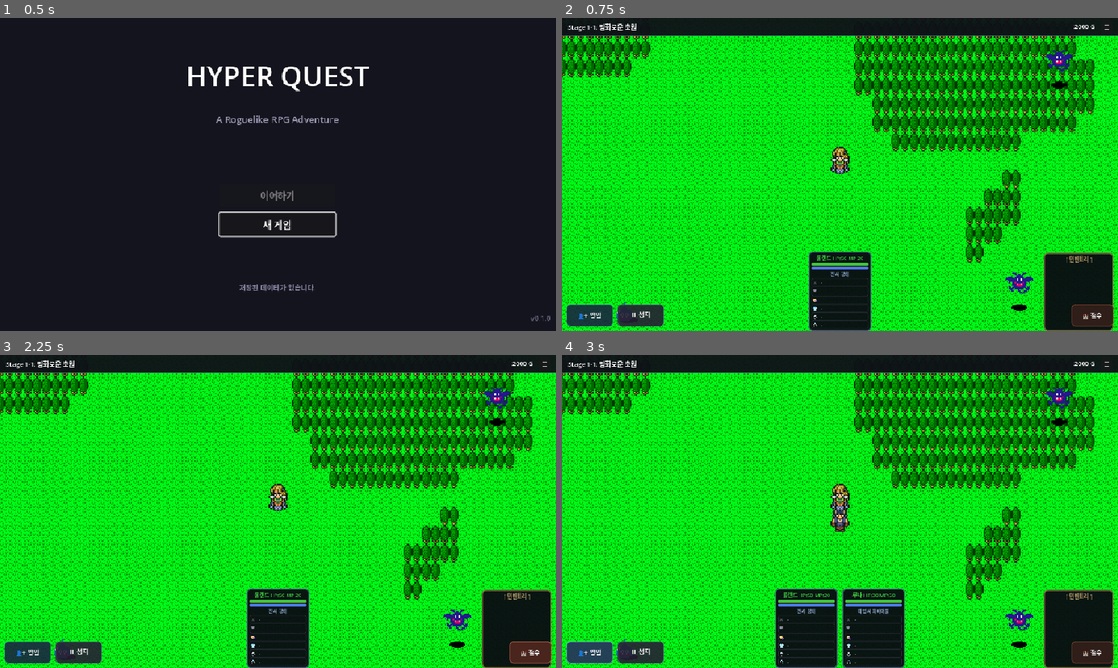
Above: before the commit, frames 1-4 (two rows, left to right).
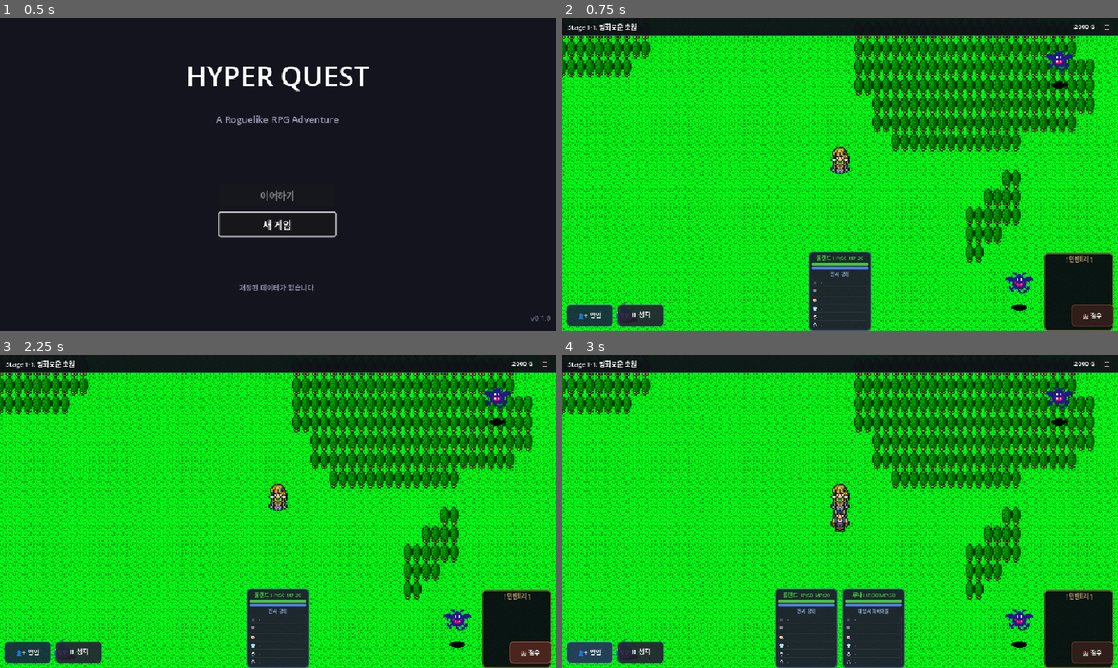
Above: after the commit, the same moments.

Repository: limmmmmmn/Appears-Appears
Game: Godot game, scene res://scenes/main/Main.tscn
The game is run twice, just before and just after one commit, with the same random seed, the same clock (stepped at 60 frames per second) and the same inputs.
Inputs:
- Up to frame 1 (0.5 s): no input
- Up to frame 2 (0.75 s): click "새 게임" at 0.5 s
- Up to frame 3 (2.25 s): click "☰" at 1.25 s; click "🏰 철수" at 2 s
- Up to frame 4 (3 s): click "👤+ 영입" at 2.75 s

Frame 1 is identical in both runs. In frame 2, 1.8% of the frame differs, in the area x 44-56%, y 75-100%; in frame 3, 1.8%; in frame 4, 3.7%, in the area x 38-62%, y 75-100%.

Commit message:
히어로 카드 배경 밝게, 잔상 색 더 선명하게 조정
- 카드 배경: (0.04,0.04,0.07) → (0.12,0.12,0.18) 밝게
- 바 배경: (0.12,0.12,0.15) → (0.05,0.05,0.07) 어둡게
- HP 잔상: (0.95,0.45,0.15) → (1.0,0.55,0.2) 밝은 주황
- MP 잔상: (0.5,0.3,0.8) → (0.65,0.4,0.95) 밝은 보라

https://claude.ai/code/session_01LzmX6vSTcWcWe1rR4SRP8n

Diff:
--- a/scenes/ui/HeroCard.tscn
+++ b/scenes/ui/HeroCard.tscn
@@ -7,7 +7,7 @@
 content_margin_top = 4.0
 content_margin_right = 5.0
 content_margin_bottom = 4.0
-bg_color = Color(0.04, 0.04, 0.07, 0.95)
+bg_color = Color(0.12, 0.12, 0.18, 0.95)
 border_width_left = 2
 border_width_top = 2
 border_width_right = 2
--- a/scripts/ui/field/HeroCard.gd
+++ b/scripts/ui/field/HeroCard.gd
@@ -14,11 +14,11 @@
 const HP_COLOR_HIGH := Color(0.25, 0.78, 0.25)
 const HP_COLOR_MID  := Color(0.92, 0.72, 0.2)
 const HP_COLOR_LOW  := Color(0.92, 0.22, 0.22)
-const HP_GHOST_COLOR := Color(0.95, 0.45, 0.15)  # 잔상: 주황
+const HP_GHOST_COLOR := Color(1.0, 0.55, 0.2)  # 잔상: 밝은 주황
 const MP_COLOR := Color(0.3, 0.5, 1.0)
 const MP_COLOR_LOW := Color(0.6, 0.4, 0.9)
-const MP_GHOST_COLOR := Color(0.5, 0.3, 0.8)  # 잔상: 보라
-const BAR_BG_COLOR := Color(0.12, 0.12, 0.15, 0.9)
+const MP_GHOST_COLOR := Color(0.65, 0.4, 0.95)  # 잔상: 밝은 보라
+const BAR_BG_COLOR := Color(0.05, 0.05, 0.07, 0.9)
 
 # 잔상 타이밍
 const GHOST_DELAY := 0.3   # 잔상 시작 대기 시간
